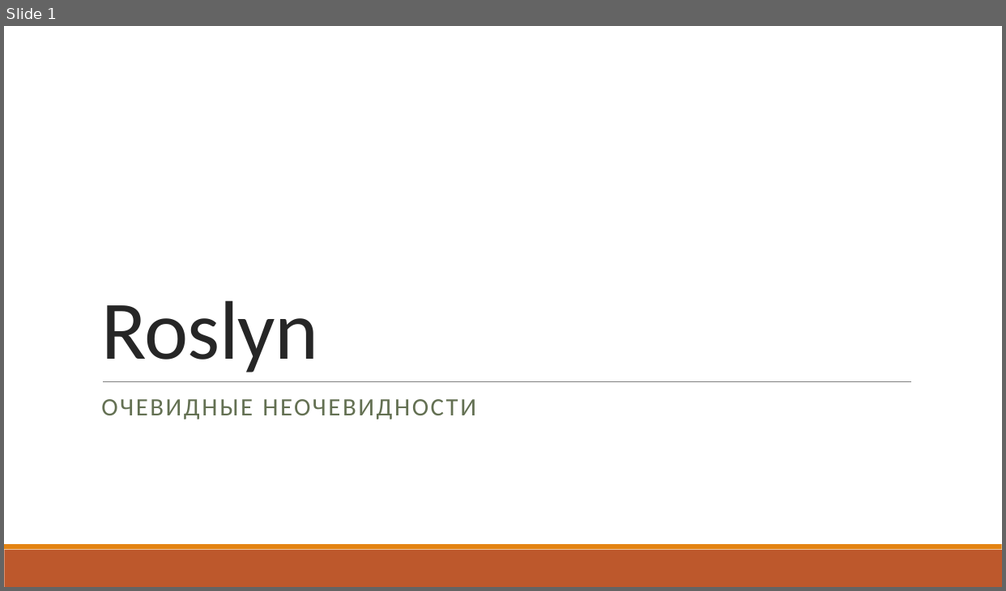
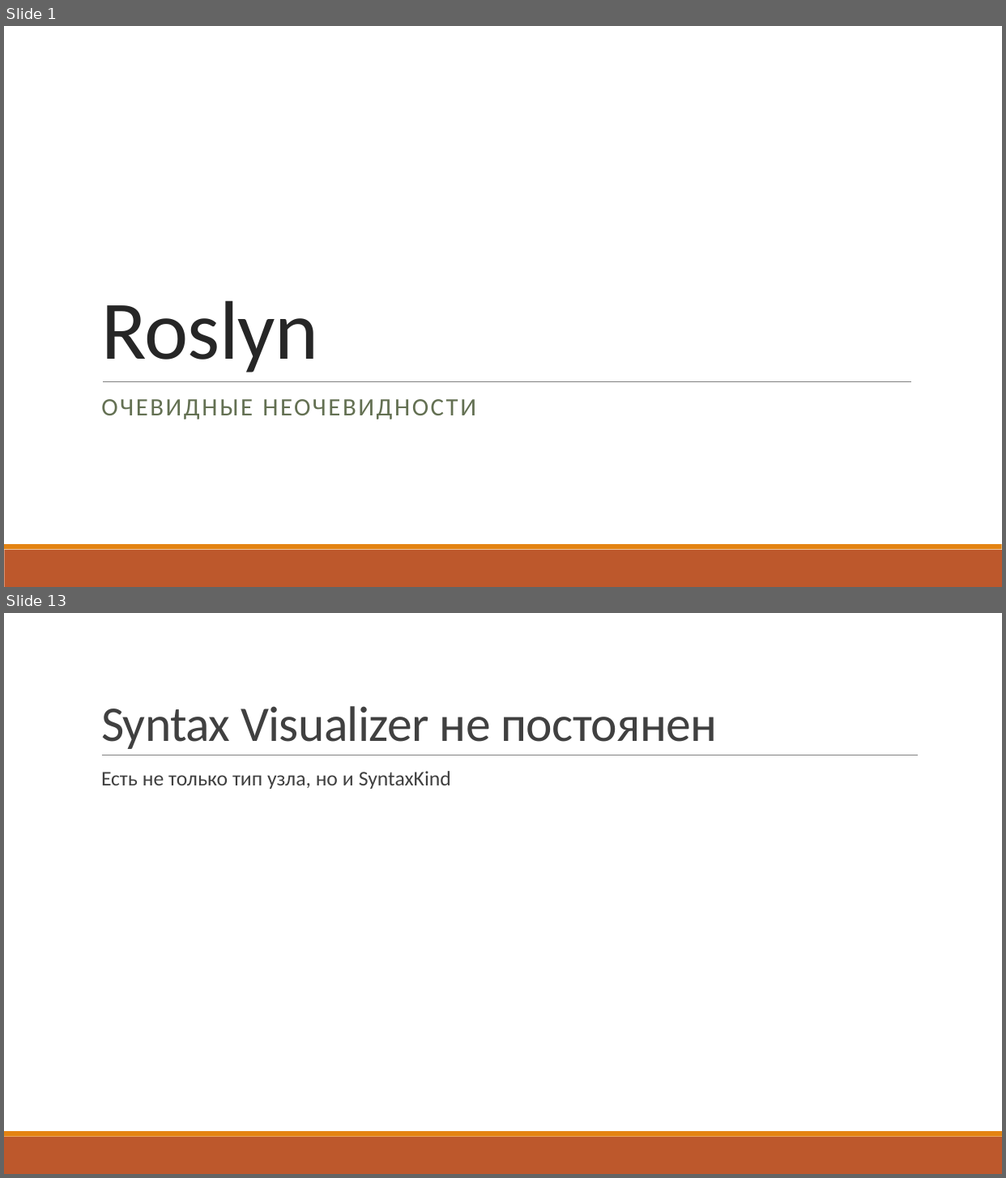
Before and after one commit to kugushev/presentations, a slide deck: P.pptx. Shown one above the other, each under a label of ours: slide 1 before the commit, slides 1 and 13 after it; the slides between them are not shown. The pictures are 1006x591 and 1006x1178 pixels, drawn with LibreOffice and Linux fonts; fonts in the diff are those of the drawing. Boxes give left, top, right and bottom in pixels: in the first picture for what was removed or moved away, otherwise in the second. Text is boxed around its words. In the diff, an @@ line names an element or a change of style, - is before the commit and + after.

```diff
--- a/P.pptx
+++ b/P.pptx
@@ slide 13 added at [4, 613, 1002, 1174], background #FFFFFF; not listed: 2 template elements that a slide beside it also shows @@
@@ title added at [101, 706, 718, 749], 48 pt, text #404040 @@
+Syntax Visualizer не постоянен
@@ line added from (102, 756) to (918, 756), #808080 0.5 pt @@
@@ text added at [101, 771, 451, 789], 20 pt, text #404040 @@
+  Есть не только тип узла, но и SyntaxKind
```
Also in this commit, not shown: 20 other slides added, 2 slides removed, 12 other files.
